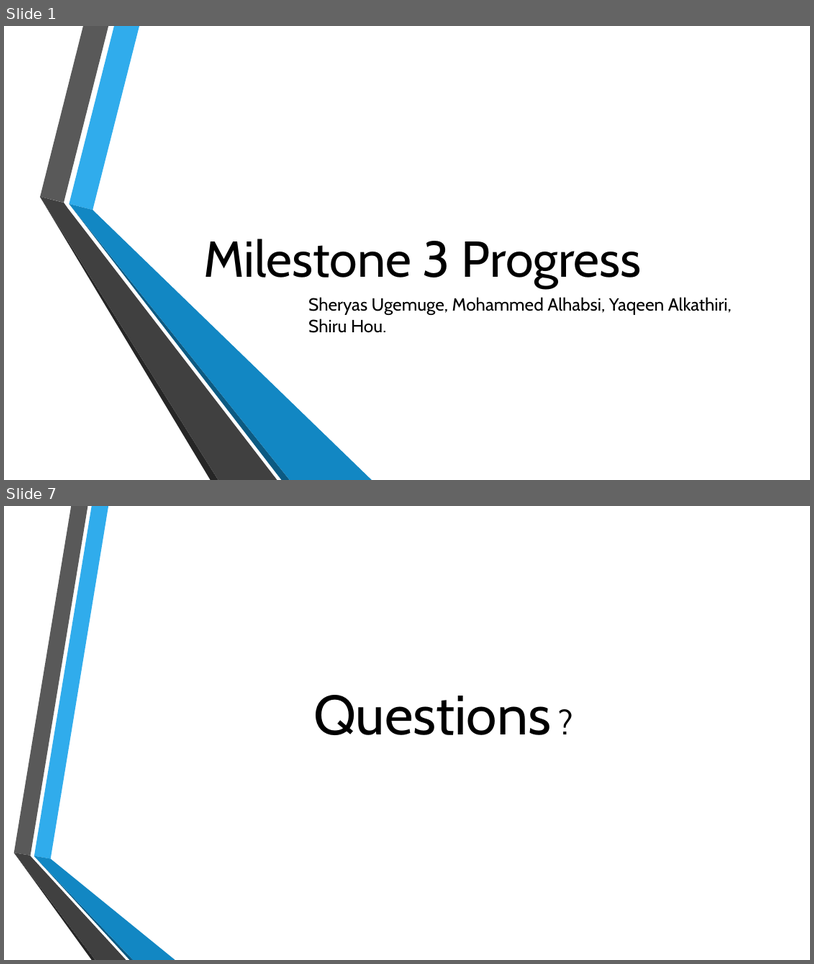
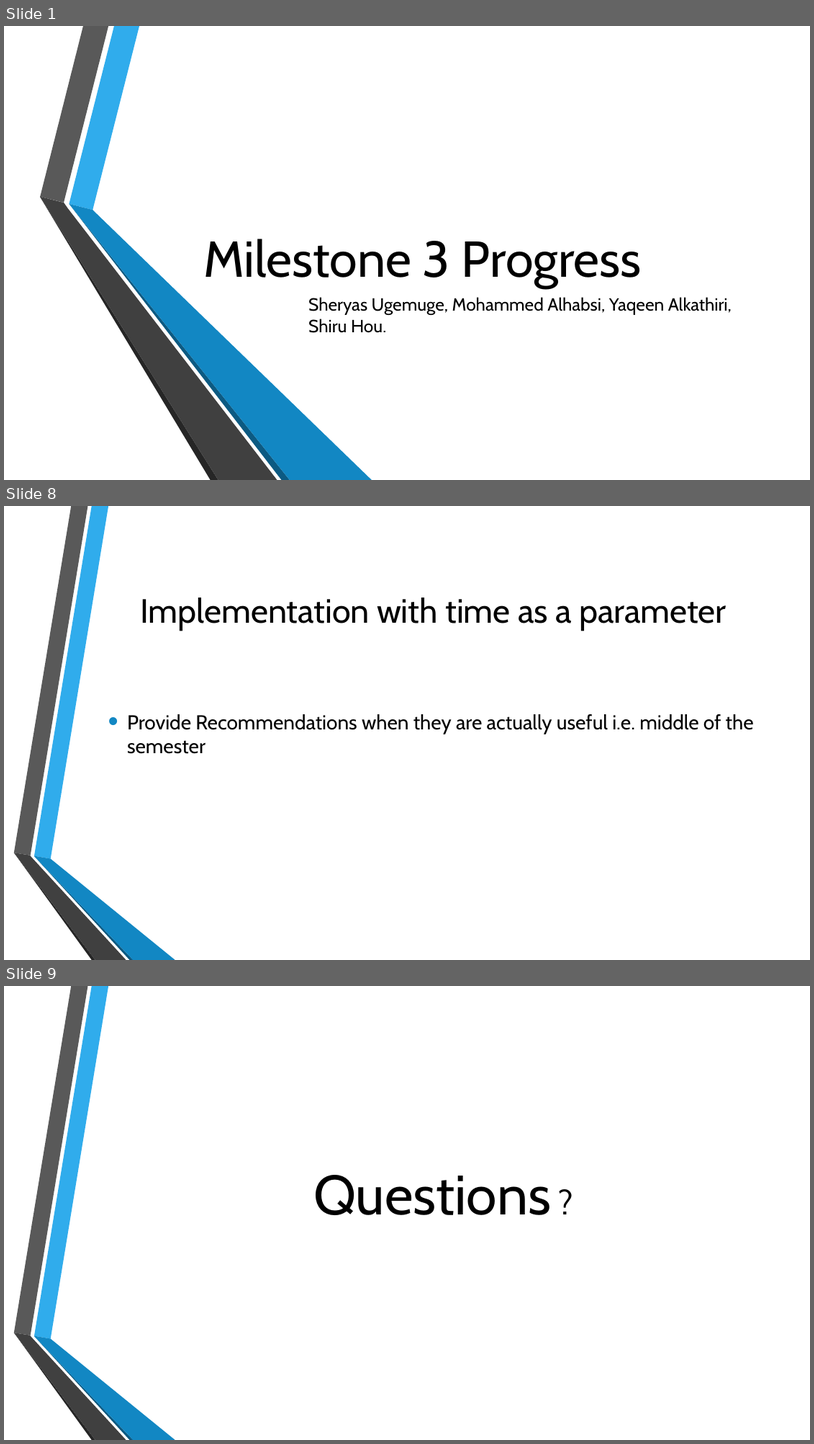
Before and after one commit to shreyasugemuge/Senior-Design-Project, a slide deck: docs/Milestone 3/Milestone_3_Presentation.pptx. Shown one above the other, each under a label of ours: slides 1 and 7 before the commit, slides 1, 8 and 9 after it; the slides between them are not shown. The pictures are 814x964 and 814x1444 pixels, drawn with LibreOffice and Linux fonts; fonts in the diff are those of the drawing; background and template pictures are left out. Boxes give left, top, right and bottom in pixels: in the first picture for what was removed or moved away, otherwise in the second. Text is boxed around its words. In the diff, an @@ line names an element or a change of style, - is before the commit and + after.

```diff
--- a/docs/Milestone 3/Milestone_3_Presentation.pptx
+++ b/docs/Milestone 3/Milestone_3_Presentation.pptx
@@ slide 8 added at [4,506,810,960], background picture (left out); not listed: 6 template elements that a slide beside it also shows @@
@@ title added at [140,597,726,631], 40 pt, text #000000 @@
+Implementation with time as a parameter
@@ text added at [127,714,754,754], 24 pt, text #000000 @@
+• Provide Recommendations when they are actually useful i.e. middle of the semester
@@ what was slide 7 is now slide 9 @@
```
Also in this commit, not shown: 5 slides changed, 1 other slide added, 1 other file.
